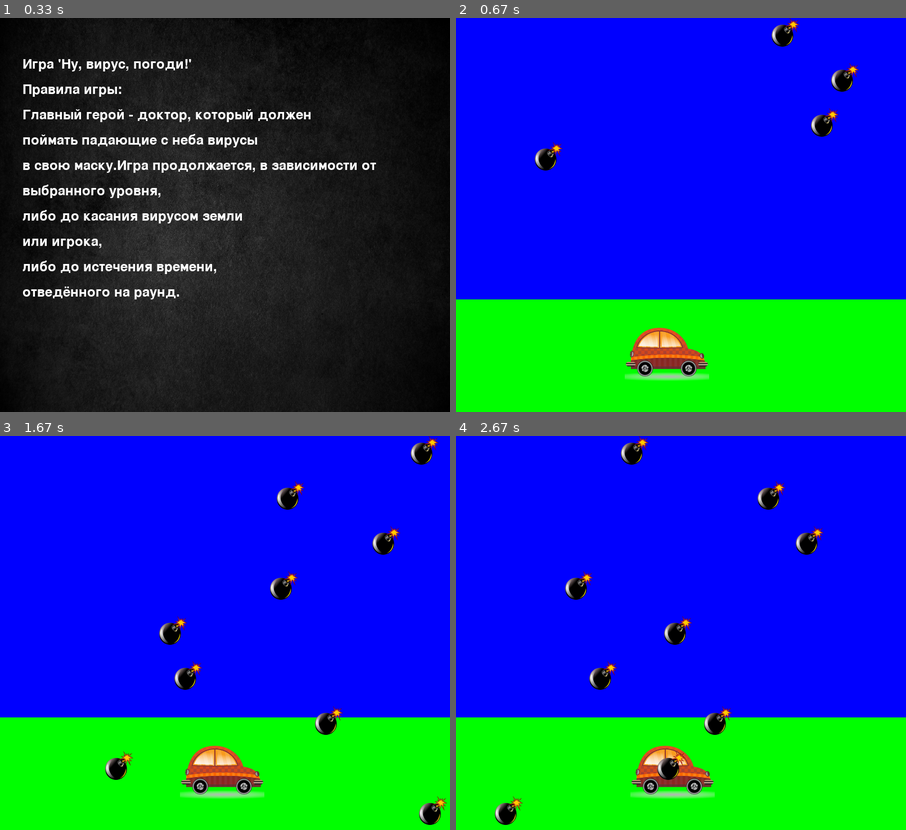
Above: before the commit, frames 1-4 (two rows, left to right).
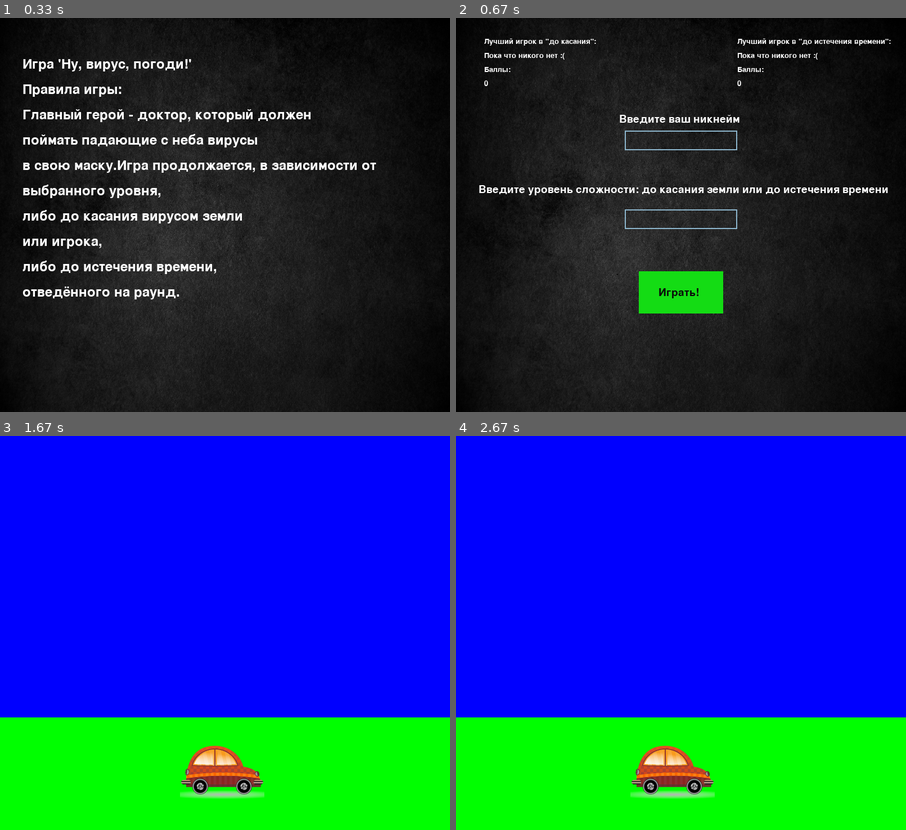
Above: after the commit, the same moments.

Repository: Artpukh/pygame-project
Game: pygame game, started from main.py
The game is run twice, just before and just after one commit, with the same random seed, the same clock (stepped at 60 frames per second) and the same inputs.
Inputs (mouse positions are in pixels of both pictures, inside the frame that each line leads up to):
- Up to frame 1 (0.33 s): no input
- Up to frame 2 (0.67 s): tap Enter at 0.33 s
- Up to frame 3 (1.67 s): click (225, 711) at 0.72 s; hold Right 1-1.47 s; hold Right from 1.55 s (still down)
- Up to frame 4 (2.67 s): release Right at 2.02 s; hold Left 2.05-2.58 s; hold Left from 2.62 s (still down)

Frame 1 is identical in both runs. In frame 2, 100% of the frame differs, in the area x 0-100%, y 0-100%; in frame 3, 2.4%; in frame 4, 2.4%.

Commit message:
commit of second open №3

Diff:
--- a/main.py
+++ b/main.py
@@ -1,13 +1,12 @@
 import pygame
-from pygame.locals import *
 import sys
 import os
 import random
-from open_1 import StartScreen
-
+from open_2 import main
 pygame.init()
 size = width, height = 800, 700
 screen = pygame.display.set_mode(size)
+clock = pygame.time.Clock()
 
 
 def load_image(name, colorkey=None):
@@ -25,6 +24,21 @@
     else:
         image = image.convert_alpha()
     return image
+
+
+def for_open_1():
+    StartScreen('black_fon.jpg')
+    while True:
+        for event in pygame.event.get():
+            if event.type == pygame.QUIT:
+                pygame.quit()
+                sys.exit()
+            elif event.type == pygame.KEYDOWN or \
+                    event.type == pygame.MOUSEBUTTONDOWN:
+                main(screen)
+                return
+        pygame.display.flip()
+        clock.tick(30)
 
 
 class Catcher(pygame.sprite.Sprite):
@@ -57,11 +71,39 @@
     def update(self):
         self.rect = self.rect.move(0, 20)
 
-StartScreen('black_fon.jpg') # fon_for_pg1.jpeg
+
+class StartScreen:
+    def __init__(self, fon_image):
+        self.intro_text = ["Игра 'Ну, вирус, погоди!' "" ",
+                      "Правила игры:",
+                      "Главный герой - доктор, который должен",
+                      "поймать падающие с неба вирусы",
+                      "в свою маску."
+                      "Игра продолжается, в зависимости от",
+                      "выбранного уровня,",
+                      "либо до касания вирусом земли",
+                      "или игрока,",
+                      "либо до истечения времени,",
+                      "отведённого на раунд."]
+
+        fon = pygame.transform.scale(load_image(fon_image), (width, height))
+        screen.blit(fon, (0, 0))
+        font = pygame.font.Font(None, 35)
+        text_coord = 50
+        for line in self.intro_text:
+            string_rendered = font.render(line, 1, pygame.Color('white'))
+            intro_rect = string_rendered.get_rect()
+            text_coord += 20
+            intro_rect.top = text_coord
+            intro_rect.x = 40
+            text_coord += intro_rect.height
+            screen.blit(string_rendered, intro_rect)
+
+
+for_open_1()
 if __name__ == '__main__':
     screen.fill((20, 20, 240))
     screen.fill((0, 255, 0), pygame.Rect(0, 500, width, 200))
-    clock = pygame.time.Clock()
     running = True
     timer = pygame.USEREVENT + 1
     gamer_spr = pygame.sprite.Group()
--- a/open_1.py
+++ b/open_1.py
@@ -1,7 +1,7 @@
 import pygame
 import sys
 import os
-from open_2 import *
+from open_2 import main
 pygame.init()
 size = width, height = 800, 700
 FPS = 50
@@ -57,6 +57,7 @@
             intro_rect.x = 40
             text_coord += intro_rect.height
             screen.blit(string_rendered, intro_rect)
+      #  run = True
 
         while True:
             for event in pygame.event.get():
@@ -64,6 +65,5 @@
                     terminate()
                 elif event.type == pygame.KEYDOWN or \
                         event.type == pygame.MOUSEBUTTONDOWN:
-                    return  # начинаем игру
             pygame.display.flip()
             clock.tick(FPS)
--- a/open_2.py
+++ b/open_2.py
@@ -93,12 +93,15 @@
 
 
 class InputBox:
-    def __init__(self, x, y, w, h, text=''):
+    def __init__(self, x, y, w, h, text='', lev=False):
         self.rect = pygame.Rect(x, y, w, h)
         self.color = color_inactive
         self.text = text
         self.txt_surface = shrift.render(text, True, self.color)
         self.active = False
+        self.lev = lev
+        self.nick = ''
+        self.level = ''
 
     def handle_event(self, event):
         if event.type == pygame.MOUSEBUTTONDOWN:
@@ -109,8 +112,10 @@
             self.color = color_active if self.active else color_inactive
         if event.type == pygame.KEYDOWN:
             if self.active:
-                if event.key == pygame.K_RETURN:
-                    self.text = ''
+                if event.key == pygame.K_RETURN and not self.lev:
+                    self.nick = self.text
+                elif event.key == pygame.K_RETURN and self.lev:
+                    self.level = self.text
                 elif event.key == pygame.K_BACKSPACE:
                     self.text = self.text[:-1]
                 else:
@@ -125,11 +130,17 @@
         screen.blit(self.txt_surface, (self.rect.x+5, self.rect.y+5))
         pygame.draw.rect(screen, self.color, self.rect, 2)
 
+    def nick_and_lvl(self):
+        return [self.nick, self.level]
 
-def main_prog(rect, *args):
+
+def main_prog(rect, boxes, *args):
     if args and args[0].type == pygame.MOUSEBUTTONDOWN and rect.collidepoint(args[0].pos):
-        print(1)
-
+        sp = []
+        for i in range(len(boxes)):
+            sp.append(boxes[i].nick_and_lvl()[i])
+        print(sp)
+        return sp
 
 
 def main(screen):
@@ -140,20 +151,23 @@
     labels(labels_ttl_sp, labels_cord_sp, bt_surf)
     touching = thebest_tch()
     timing = thebest_time()
-    print(touching, timing)
     clock = pygame.time.Clock()
     input_box1 = InputBox(300, 200, 140, 35)
-    input_box2 = InputBox(300, 340, 140, 35)
+    input_box2 = InputBox(300, 340, 140, 35, lev=True)
     input_boxes = [input_box1, input_box2]
+    bottom = pygame.Rect(325, 450, 150, 75)
     run = True
     while run:
         for event in pygame.event.get():
             if event.type == pygame.QUIT:
                 run = False
             if event.type == pygame.MOUSEBUTTONDOWN:
-                main_prog(pygame.Rect(325, 450, 150, 75), event)
+                main_prog(pygame.Rect(325, 450, 150, 75), input_boxes, event)
+                if main_prog(pygame.Rect(325, 450, 150, 75), input_boxes, event):
+                    run = False
             for box in input_boxes:
                 box.handle_event(event)
+
         for i in input_boxes:
             i.update()
 
@@ -165,8 +179,4 @@
 
         pygame.display.flip()
         clock.tick(30)
-
-
-if __name__ == '__main__':
-    main(screen)
-    pygame.quit()
+ # pygame.Rect(325, 450, 150, 75)
